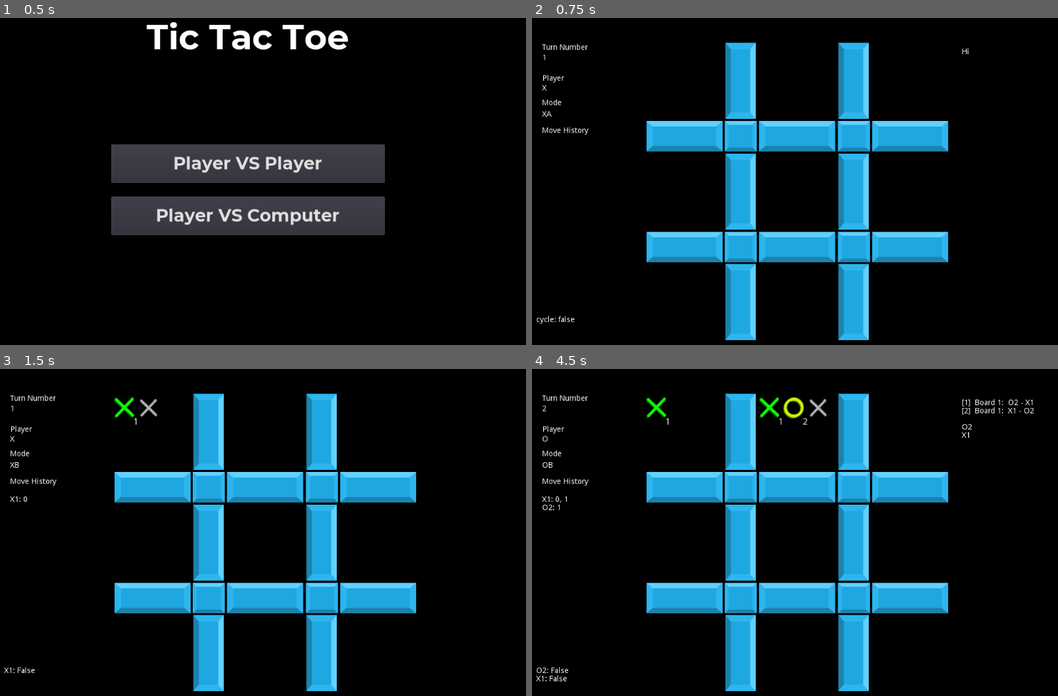
Above: before the commit, frames 1-4 (two rows, left to right).
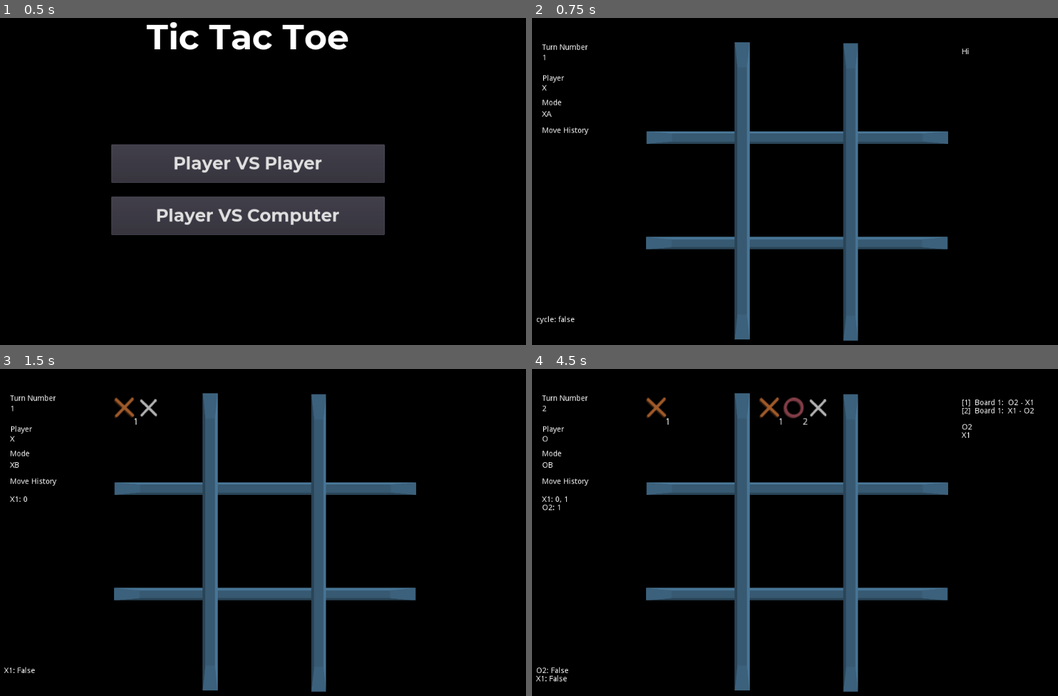
Above: after the commit, the same moments.

Repository: dbroemme/qttt
Game: Godot game, scene res://src/Screens/Main.tscn
Same seed, same stepped clock (60 frames per second), same inputs: the game is played once before the commit and once after it.
Inputs (mouse positions are in pixels of both pictures, inside the frame that each line leads up to):
- Up to frame 1 (0.5 s): no input
- Up to frame 2 (0.75 s): click "Player VS Player" at 0.5 s
- Up to frame 3 (1.5 s): tap Enter at 1.25 s; move the mouse to (152, 431) at 1.27 s; click (152, 431) at 1.42 s
- Up to frame 4 (4.5 s): tap Space at 2, 3.5 s; move the mouse to (679, 408) at 2.02 s; click (679, 408) at 2.17 s; tap Enter at 2.75, 4.25 s; move the mouse to (658, 408) at 2.77 s; click (658, 408) at 2.92 s; move the mouse to (795, 431) at 3.52 s; click (795, 431) at 3.67 s; move the mouse to (795, 408) at 4.27 s; click (795, 408) at 4.42 s

Frame 1 is identical in both runs. In frame 2, 19% of the frame differs, in the area x 21-80%, y 7-99%; in frame 3, 19%; in frame 4, 19%.

Commit message:
Changed color scheme

Diff:
--- a/src/Screens/Board.gd
+++ b/src/Screens/Board.gd
@@ -1,7 +1,6 @@
 class_name Model
 extends Node2D
 
-# These are not used yet
 var TURN_XA = 0
 var TURN_XB = 1
 var TURN_O_RESOLVE = 2
@@ -223,7 +222,7 @@
 	# Verify there is not already a classical move here
 	var cell_info = matrix[cell.board_index]
 	if !cell_info.is_quantum():
-		print("ERROR cannot make a move in a quantum spot ", cell.board_index)
+		print("ERROR cannot make a move in classical cell ", cell.board_index)
 		return true
 
 	var new_move = create_move_instance(player_value())
--- a/src/Screens/Board.tscn
+++ b/src/Screens/Board.tscn
@@ -185,100 +185,52 @@
 "_edit_use_anchors_": false
 }
 
-[node name="Sprite2" type="Sprite" parent="."]
-position = Vector2( 110.829, 209 )
-scale = Vector2( 0.744681, 0.636364 )
-texture = ExtResource( 4 )
-offset = Vector2( -25.5143, -7.85715 )
-
-[node name="Sprite8" type="Sprite" parent="."]
-position = Vector2( 189.829, 121 )
+[node name="SpriteTopHorizontal" type="Sprite" parent="."]
+position = Vector2( 374.759, 208.554 )
+scale = Vector2( 2.95304, 0.261364 )
+texture = ExtResource( 4 )
+offset = Vector2( -25.5143, -7.85715 )
+
+[node name="SpriteBottomHorizontal" type="Sprite" parent="."]
+position = Vector2( 374, 403 )
+scale = Vector2( 2.95304, 0.261364 )
+texture = ExtResource( 4 )
+offset = Vector2( -25.5143, -7.85715 )
+
+[node name="SpriteLeftVertical" type="Sprite" parent="."]
+position = Vector2( 195.537, 379 )
 rotation = 1.5708
-scale = Vector2( 0.744681, 0.636364 )
-texture = ExtResource( 4 )
-offset = Vector2( -25.5143, -7.85715 )
-
-[node name="Sprite9" type="Sprite" parent="."]
-position = Vector2( 189.829, 325 )
+scale = Vector2( 2.91157, 0.307913 )
+texture = ExtResource( 4 )
+offset = Vector2( -25.5143, -7.85715 )
+
+[node name="SpriteRightVertical" type="Sprite" parent="."]
+position = Vector2( 395.477, 381 )
 rotation = 1.5708
-scale = Vector2( 0.744681, 0.636364 )
-texture = ExtResource( 4 )
-offset = Vector2( -25.5143, -7.85715 )
-
-[node name="Sprite10" type="Sprite" parent="."]
-position = Vector2( 189.829, 528 )
-rotation = 1.5708
-scale = Vector2( 0.744681, 0.636364 )
-texture = ExtResource( 4 )
-offset = Vector2( -25.5143, -7.85715 )
-
-[node name="Sprite4" type="Sprite" parent="."]
-position = Vector2( 317.829, 209 )
-scale = Vector2( 0.744681, 0.636364 )
-texture = ExtResource( 4 )
-offset = Vector2( -25.5143, -7.85715 )
-
-[node name="Sprite6" type="Sprite" parent="."]
-position = Vector2( 525.829, 209 )
-scale = Vector2( 0.744681, 0.636364 )
-texture = ExtResource( 4 )
-offset = Vector2( -25.5143, -7.85715 )
-
-[node name="SpriteCorner1" type="Sprite" parent="."]
-position = Vector2( 195.329, 204 )
-scale = Vector2( 0.460937, 0.4375 )
-texture = ExtResource( 5 )
-
-[node name="SpriteCorner2" type="Sprite" parent="."]
-position = Vector2( 403.829, 204 )
-scale = Vector2( 0.460937, 0.4375 )
-texture = ExtResource( 5 )
-
-[node name="Sprite3" type="Sprite" parent="."]
-position = Vector2( 110.829, 413 )
-scale = Vector2( 0.744681, 0.636364 )
-texture = ExtResource( 4 )
-offset = Vector2( -25.5143, -7.85715 )
-
-[node name="Sprite5" type="Sprite" parent="."]
-position = Vector2( 317.829, 413 )
-scale = Vector2( 0.744681, 0.636364 )
-texture = ExtResource( 4 )
-offset = Vector2( -25.5143, -7.85715 )
-
-[node name="Sprite7" type="Sprite" parent="."]
-position = Vector2( 525.829, 413 )
-scale = Vector2( 0.744681, 0.636364 )
-texture = ExtResource( 4 )
-offset = Vector2( -25.5143, -7.85715 )
-
-[node name="SpriteCorner3" type="Sprite" parent="."]
-position = Vector2( 195.329, 408 )
-scale = Vector2( 0.460937, 0.4375 )
-texture = ExtResource( 5 )
-
-[node name="SpriteCorner4" type="Sprite" parent="."]
-position = Vector2( 403.829, 408 )
-scale = Vector2( 0.460937, 0.4375 )
-texture = ExtResource( 5 )
-
-[node name="Sprite11" type="Sprite" parent="."]
-position = Vector2( 397.829, 121 )
-rotation = 1.5708
-scale = Vector2( 0.744681, 0.636364 )
-texture = ExtResource( 4 )
-offset = Vector2( -25.5143, -7.85715 )
-
-[node name="Sprite12" type="Sprite" parent="."]
-position = Vector2( 397.829, 325 )
-rotation = 1.5708
-scale = Vector2( 0.744681, 0.636364 )
-texture = ExtResource( 4 )
-offset = Vector2( -25.5143, -7.85715 )
-
-[node name="Sprite13" type="Sprite" parent="."]
-position = Vector2( 397.829, 528 )
-rotation = 1.5708
-scale = Vector2( 0.744681, 0.636364 )
-texture = ExtResource( 4 )
-offset = Vector2( -25.5143, -7.85715 )
+scale = Vector2( 2.91157, 0.306267 )
+texture = ExtResource( 4 )
+offset = Vector2( -25.5143, -7.85715 )
+
+[node name="SpriteCornerNW" type="Sprite" parent="."]
+visible = false
+position = Vector2( 191.75, 201.75 )
+scale = Vector2( 0.207031, 0.191406 )
+texture = ExtResource( 5 )
+
+[node name="SpriteCornerNE" type="Sprite" parent="."]
+visible = false
+position = Vector2( 403, 202 )
+scale = Vector2( 0.207031, 0.191406 )
+texture = ExtResource( 5 )
+
+[node name="SpriteCornerSE" type="Sprite" parent="."]
+visible = false
+position = Vector2( 403, 406 )
+scale = Vector2( 0.207031, 0.191406 )
+texture = ExtResource( 5 )
+
+[node name="SpriteCornerSW" type="Sprite" parent="."]
+visible = false
+position = Vector2( 192, 406 )
+scale = Vector2( 0.207031, 0.191406 )
+texture = ExtResource( 5 )
Binary file changed: asset/o.png
Binary file changed: asset/o_small.png
Binary file changed: asset/tileBlue_01.png
Binary file changed: asset/tileBlue_02.png
Binary file changed: asset/x.png
Binary file changed: asset/x_small.png
